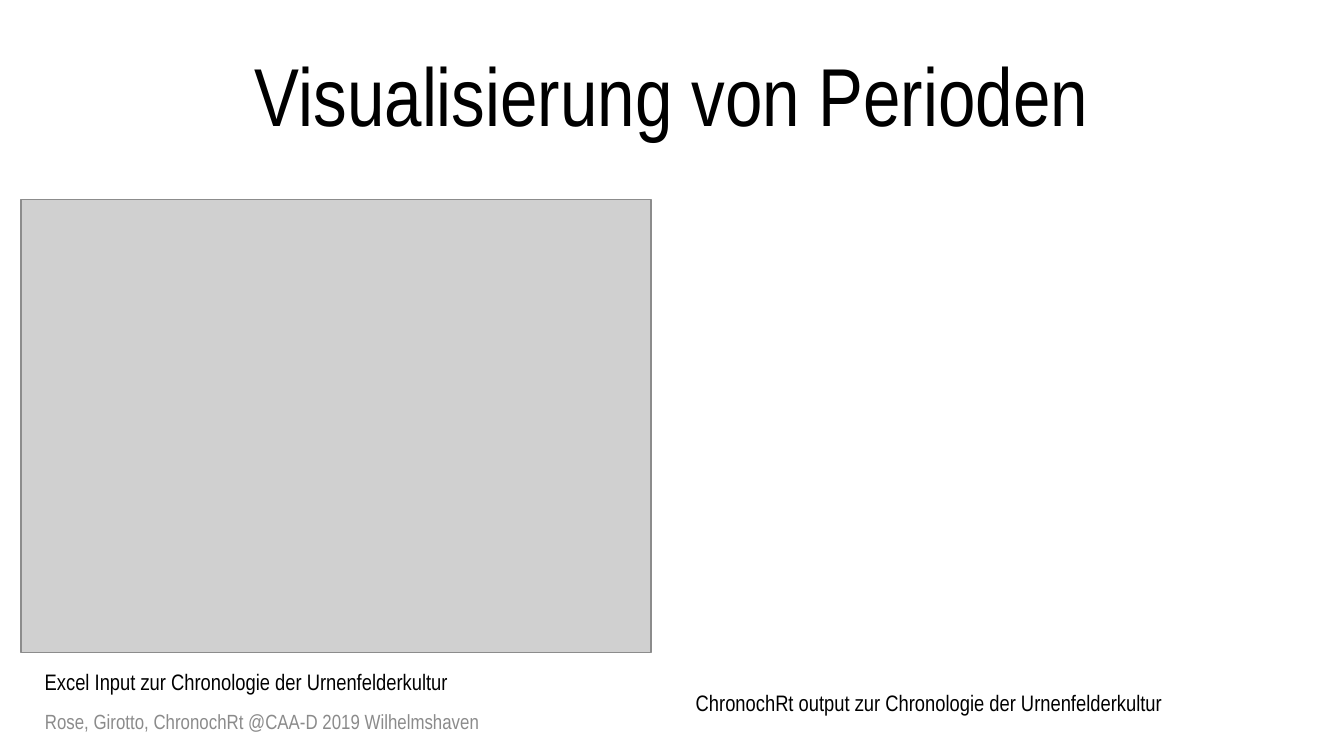
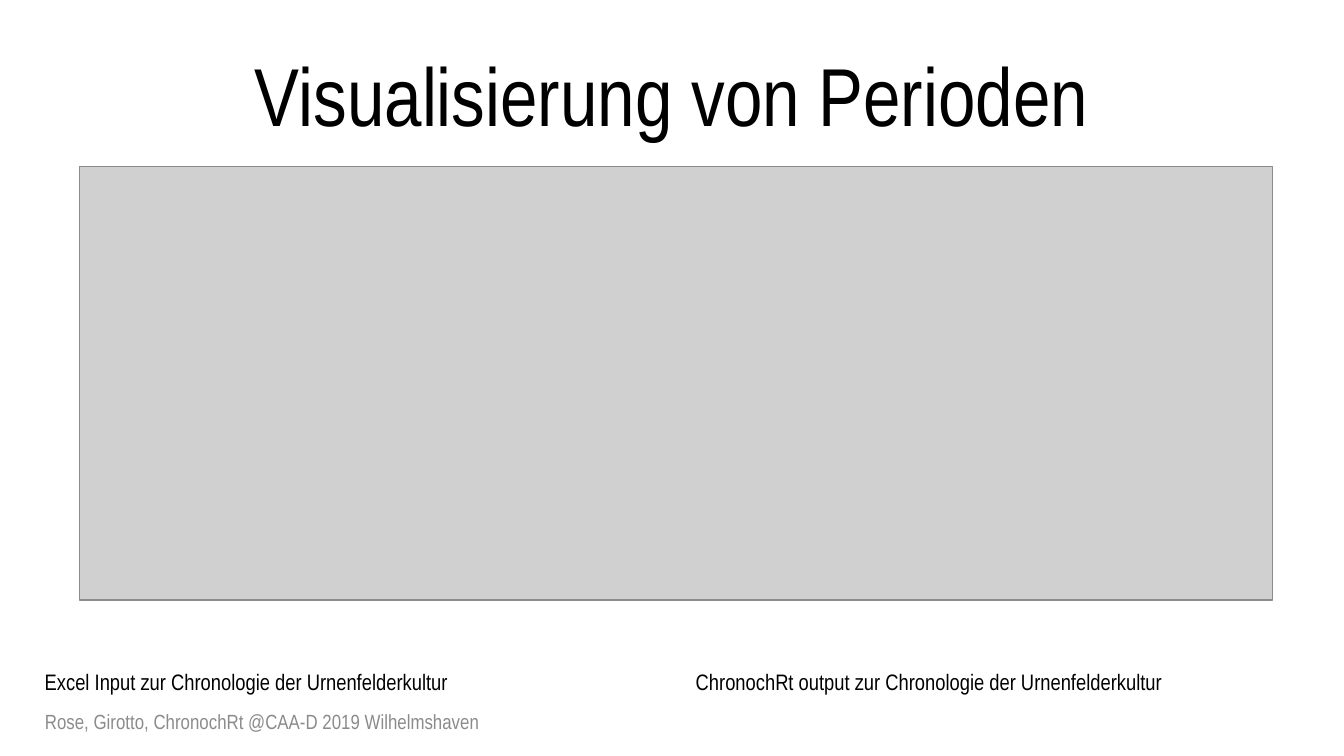
Before and after one commit to archaeothommy/chronochrt, a slide deck: slide 10 of Rose_Girotto_ChronochRt.pptx (slide 9 before the commit). Drawn at 1344x756 pixels with LibreOffice and Linux fonts; fonts in the diff are those of the drawing; grey boxes stand for pictures. Boxes give left, top, right and bottom in pixels: in the first picture for what was removed or moved away, otherwise in the second. Text is boxed around its words. In the diff, an @@ line names an element or a change of style, - is before the commit and + after.

```diff
--- a/Rose_Girotto_ChronochRt.pptx
+++ b/Rose_Girotto_ChronochRt.pptx
@@ picture added at (x1=79, y1=167, x2=1273, y2=601) @@
@@ picture removed at (x1=22, y1=199, x2=652, y2=652) @@
@@ text "ChronochRt output zur Chronologie der ..." moved from (x1=696, y1=694, x2=1162, y2=716) to (x1=696, y1=673, x2=1162, y2=695) @@
```
Also in this commit, not shown: 8 other slides changed, 2 slides added, 9 other files.
